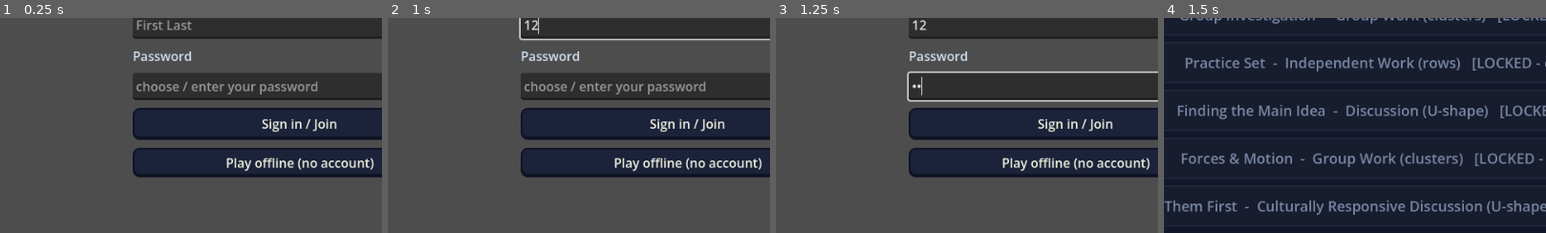
Above: before the commit, frames 1-4 (left to right).
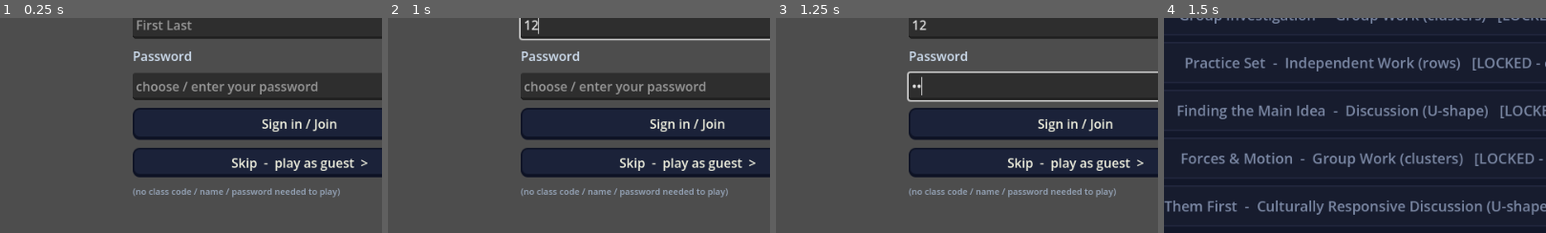
Above: after the commit, the same moments.

Repository: Educatian/chalk-and-chance
Game: Godot game, scene res://scenes/Main.tscn
Same seed, same stepped clock (60 frames per second), same inputs: the game is played once before the commit and once after it.
Inputs (mouse positions are % of the whole screen's width and height, from its top left):
- Up to frame 1 (0.25 s): no input
- Up to frame 2 (1 s): click (50, 37) at 0.52 s; type "12" at 0.6 s; click (50, 52) at 0.75 s; type "12" at 0.83 s; click (50, 66) at 0.98 s
- Up to frame 3 (1.25 s): type "12" at 1.07 s
- Up to frame 4 (1.5 s): click "Play offline (no account)" (after the commit: "Skip - play as guest >") at 1.25 s
The pictures show only the part of the screen within x 11-61%, y 50-100%; the shares and areas given below are measured in that part.

The runs differ from the first frame. In frame 1, 2.0% of the frame differs, in the area x 34-98%, y 64-84%; in frame 2, 2.0%; in frame 3, 2.0%; in frame 4, nothing differs.

Commit message:
Web student voice via Worker /tts + skippable guest login
- cloudflare/tts.js: ElevenLabs proxy (/tts) using bundled voice profiles +
  per-emotion voice settings; ELEVENLABS_API_KEY is a Worker secret. gamedata.js
  now bundles VOICE_PROFILES.
- TTSClient speaks on web through the Worker /tts (was skipped); desktop keeps
  the local backend.
- Login: clear "Skip - play as guest" (no class code/name/password required).

Co-Authored-By: Claude Opus 4.8 (1M context) <noreply@anthropic.com>

Diff:
--- a/autoload/TTSClient.gd
+++ b/autoload/TTSClient.gd
@@ -19,12 +19,26 @@
 	_player = AudioStreamPlayer.new()
 	_player.bus = "Master"
 	add_child(_player)
+	# Web build speaks through the hosted Worker /tts (ElevenLabs proxy); desktop uses
+	# the local backend. Both return raw mp3 -> AudioStreamMP3.
+	if OS.has_feature("web"):
+		var base := _web_api_base()
+		if base != "":
+			endpoint = base + "/tts"
+		else:
+			enabled = false  # no hosted endpoint configured; stay silent
+
+func _web_api_base() -> String:
+	var f := FileAccess.open("res://data/auth_config.json", FileAccess.READ)
+	if f == null:
+		return ""
+	var cfg = JSON.parse_string(f.get_as_text())
+	f.close()
+	return str(cfg.get("api_base", "")).strip_edges().rstrip("/") if typeof(cfg) == TYPE_DICTIONARY else ""
 
 func speak(persona_id: String, text: String, emotion: String = "neutral") -> void:
 	if not enabled or text.strip_edges() == "":
 		return
-	if OS.has_feature("web"):
-		return  # deployed web build can't reach a local backend; skip TTS there
 	_http.cancel_request()
 	if _player.playing:
 		_player.stop()
--- a/scenes/ui/Login.gd
+++ b/scenes/ui/Login.gd
@@ -45,9 +45,15 @@
 	box.add_child(_btn)
 
 	var skip := Button.new()
-	skip.text = "Play offline (no account)"
+	skip.text = "Skip  -  play as guest  >"
+	skip.custom_minimum_size = Vector2(0, 36)
 	skip.pressed.connect(_go_hub)
 	box.add_child(skip)
+	var skip_hint := Label.new()
+	skip_hint.text = "(no class code / name / password needed to play)"
+	skip_hint.add_theme_font_size_override("font_size", 11)
+	skip_hint.add_theme_color_override("font_color", Color(0.6, 0.66, 0.74))
+	box.add_child(skip_hint)
 
 	_status = Label.new()
 	_status.add_theme_color_override("font_color", Color(0.95, 0.6, 0.55))
Not shown, changed: cloudflare/build_gamedata.py
Not shown, changed: cloudflare/gamedata.js
Not shown, added: cloudflare/tts.js
Not shown, changed: cloudflare/worker.js
